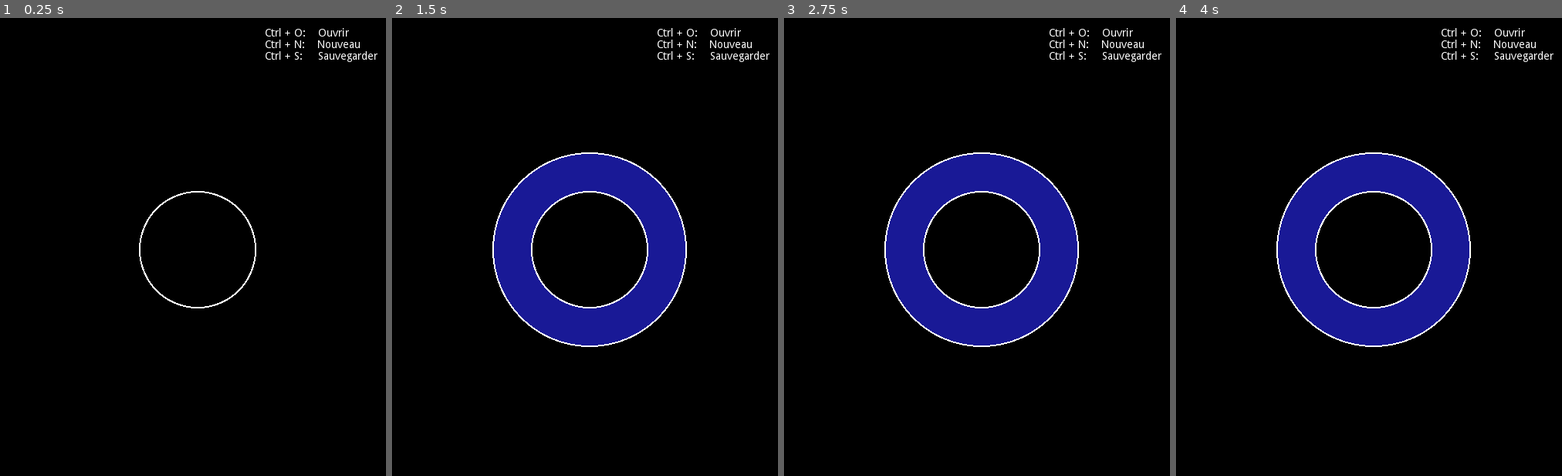
Above: before the commit, frames 1-4 (left to right).
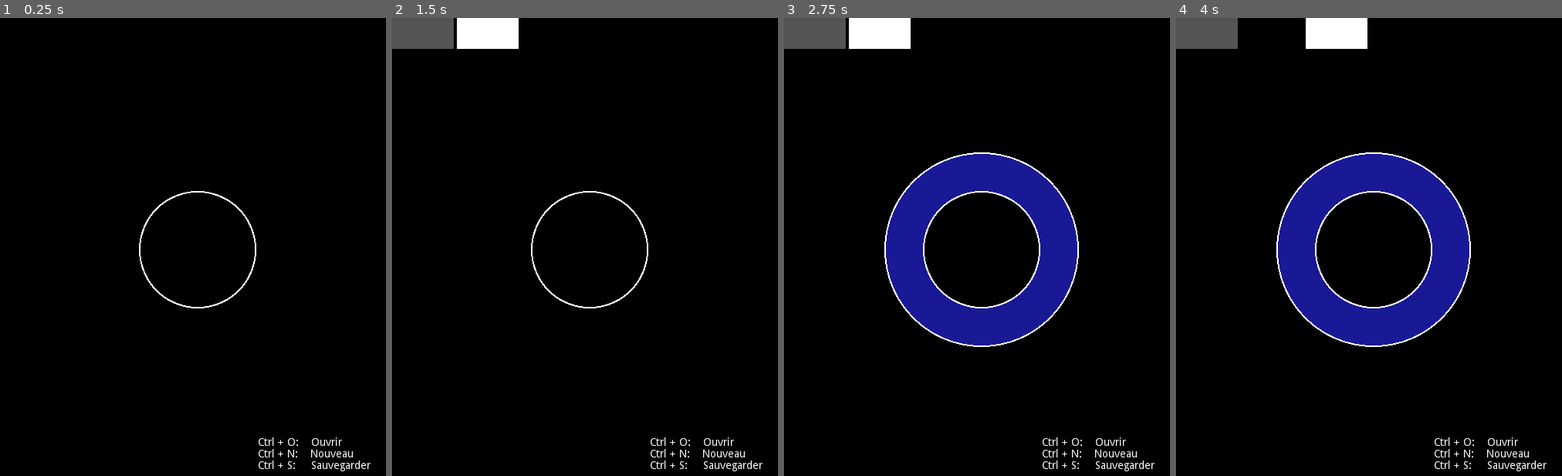
Above: after the commit, the same moments.

Repository: StrayEddy/GoMental
Game: Godot game, scene res://Main.tscn
Same seed, same stepped clock (60 frames per second), same inputs: the game is played once before the commit and once after it.
Inputs (mouse positions are in pixels of both pictures, inside the frame that each line leads up to):
- Up to frame 1 (0.25 s): no input
- Up to frame 2 (1.5 s): tap Enter (ui_accept) at 0.5, 0.6, 0.77, 1.07 s; move the mouse to (669, 228) at 0.52 s; hold Right (ui_right) 0.53-1.28 s; click (669, 228) at 0.67 s; move the mouse to (507, 274) at 1.27 s; hold Down (ui_down) from 1.28 s (still down); tap Tab at 1.35 s; click (507, 274) at 1.42 s
- Up to frame 3 (2.75 s): tap Enter (ui_accept) at 1.52, 1.55, 1.82, 2, 2.1 s; move the mouse to (1015, 146) at 2.02 s; release Down (ui_down) at 2.03 s; hold Right (ui_right) from 2.03 s (still down); click (1015, 146) at 2.17 s
- Up to frame 4 (4 s): release Right (ui_right) at 2.75 s; click (1272, 31) at 2.77 s; click (1338, 31) at 3.52 s

The runs differ from the first frame. In frame 1, 0.9% of the frame differs, in the area x 67-98%, y 2-99%; in frame 2, 14%, in the area x 0-98%, y 0-99%; in frame 3, 3.0%; in frame 4, 3.0%.
Error before the commit: Invalid get index 'path' (on base: 'Nil'). (res://Diagram.gd:86)

Commit message:
Open and save commands use same lineedit as add command

Diff:
--- a/Button.gd
+++ b/Button.gd
@@ -3,7 +3,6 @@
 func _ready():
 	self.connect("focus_entered", self, "_on_focus_entered")
 	self.connect("focus_exited", self, "_on_focus_exited")
-	self.connect("gui_input", self, "_on_gui_input")
 
 	theme.set_color("font_color", "Button", Color(1,1,1))
 
@@ -12,11 +11,3 @@
 
 func _on_focus_exited(event):
 	theme.set_color("font_color", "Button", Color(1,1,1))
-
-func _on_gui_input(event):
-	get_tree().set_input_as_handled()
-	if Input.is_key_pressed(KEY_ENTER):
-		Global.diagram.add_node(text)
-		get_parent().hide()
-	elif Input.is_key_pressed(KEY_ESCAPE):
-		get_parent().hide()
--- a/Diagram.gd
+++ b/Diagram.gd
@@ -4,6 +4,9 @@
 
 var selected_node
 var is_typing = false
+var is_opening = false
+var is_saving = false
+var is_renaming = false
 
 func _ready():
 	selected_node = $Sunburst.root.select()
@@ -16,11 +19,10 @@
 
 func add_node(text):
 	$Sunburst.add_node(text, selected_node)
-	reset()
 
 	# Add new term
-	SearchEngine.add_term(text)
-	SearchEngine.add_suggestion(selected_node.label, text)
+#	SearchEngine.add_term(text)
+#	SearchEngine.add_suggestion(selected_node.label, text)
 
 func _input(event):
 	if event is InputEventMouseButton:
@@ -84,3 +86,13 @@
 	selected_node = $Sunburst.select_node_with_path(path)
 	print("reset done")
 	print("path = " + selected_node.path)
+
+func open(name):
+	Files.open(name)
+	is_opening = false
+	$Status.text = "opened"
+
+func save(name):
+	Files.save(name)
+	is_saving = false
+	$Status.text = "saved"
--- a/Diagram.tscn
+++ b/Diagram.tscn
@@ -23,10 +23,10 @@
 current = true
 
 [node name="RichTextLabel" type="RichTextLabel" parent="."]
-margin_left = 342.776
-margin_top = 13.4388
-margin_right = 507.776
-margin_bottom = 69.4388
+margin_left = 333.796
+margin_top = 543.241
+margin_right = 498.796
+margin_bottom = 599.241
 custom_colors/default_color = Color( 1, 1, 1, 1 )
 text = "Ctrl + O:	Ouvrir
 Ctrl + N:	Nouveau
@@ -44,3 +44,12 @@
 
 [node name="SearchBar" parent="CanvasLayer" instance=ExtResource( 4 )]
 visible = false
+
+[node name="Status" type="RichTextLabel" parent="."]
+margin_left = 415.0
+margin_top = 15.0
+margin_right = 497.0
+margin_bottom = 43.0
+__meta__ = {
+"_edit_use_anchors_": false
+}
--- a/Files.gd
+++ b/Files.gd
@@ -1,30 +1,30 @@
 extends Node
 
-var current_path = "res://records/"
+var path = "res://records/"
+var current_name
 
 func _ready():
 	pass # Replace with function body.
 
-func open(path):
+func open(name):
 	var file = File.new()
-	file.open(path, File.READ)
+	file.open(path + name, File.READ)
 	var content = file.get_as_text()
 
-	Global.sunburst.root.set_label(get_file_name(path))
+	Global.sunburst.root.set_label(name)
 	Global.sunburst.tree = parse_json(content)
 	Global.sunburst.reset()
 #	SearchEngine.terms = []
 
-	current_path = path
+	current_name = name
 	file.close()
 
-func save(path):
+func save(name):
 	var file = File.new()
-	file.open(path, File.WRITE)
+	file.open(path + name, File.WRITE)
 
 	var content = to_json(Global.sunburst.tree)
 #	var content = to_json(SearchEngine.terms)
-
 
 	file.store_string(content)
 	file.close()
--- a/LineEdit.gd
+++ b/LineEdit.gd
@@ -7,9 +7,15 @@
 	theme.set_color("font_color", "LineEdit", Color(0,0,0))
 
 func _on_LineEdit_focus_exited():
+	Global.diagram.get_node("Status").text = ""
 	theme.set_color("font_color", "LineEdit", Color(1,1,1))
 
 func _on_LineEdit_text_entered(new_text):
 	clear()
-	Global.sunburst.add_node(new_text, Global.diagram.selected_node)
 	get_parent().hide()
+	if Global.diagram.is_saving:
+		Global.diagram.save(new_text)
+	elif Global.diagram.is_opening:
+		Global.diagram.open(new_text)
+	else:
+		Global.diagram.add_node(new_text)
--- a/Main.gd
+++ b/Main.gd
@@ -4,15 +4,15 @@
 	if Input.is_action_just_pressed("ui_new"):
 		Global.sunburst.restart()
 	if Input.is_action_just_pressed("ui_open"):
-		$OpenFileDialog.popup()
-		var mouse_pos = $OpenFileDialog.get_global_mouse_position()
-		$OpenFileDialog.rect_position = mouse_pos
+		if not $Diagram.is_typing:
+			$Diagram.is_opening = true
+			$Diagram/Status.text = "opening..."
+			$Diagram.start_typing()
 	if Input.is_action_just_pressed("ui_save"):
-		$SavePopupDialog.popup()
-		$SavePopupDialog/VBoxContainer/LineEdit.text = Files.current_path
-		$SavePopupDialog/VBoxContainer/LineEdit.caret_position = Files.current_path.length()
-		var mouse_pos = $SavePopupDialog.get_global_mouse_position()
-		$SavePopupDialog.rect_position = mouse_pos
+		if not $Diagram.is_typing:
+			$Diagram.is_saving = true
+			$Diagram/Status.text = "saving..."
+			$Diagram.start_typing()
 	if Input.is_action_just_pressed("ui_up"):
 		if not $Diagram.is_typing:
 			$Diagram.move_selection_up()
@@ -27,6 +27,7 @@
 			$Diagram.move_selection_right()
 	if Input.is_action_just_pressed("ui_accept"):
 		if not $Diagram.is_typing:
+			$Diagram/Status.text = "adding..."
 			$Diagram.start_typing()
 		else:
 			$Diagram.accept()
--- a/Main.tscn
+++ b/Main.tscn
@@ -1,9 +1,7 @@
-[gd_scene load_steps=5 format=2]
+[gd_scene load_steps=3 format=2]
 
 [ext_resource path="res://Main.gd" type="Script" id=1]
 [ext_resource path="res://Diagram.tscn" type="PackedScene" id=2]
-[ext_resource path="res://SavePopupDialog.tscn" type="PackedScene" id=3]
-[ext_resource path="res://OpenFileDialog.tscn" type="PackedScene" id=4]
 
 [node name="Main" type="Node"]
 script = ExtResource( 1 )
@@ -11,12 +9,3 @@
 [node name="Diagram" parent="." groups=[
 "Diagram",
 ] instance=ExtResource( 2 )]
-
-[node name="SavePopupDialog" parent="." instance=ExtResource( 3 )]
-margin_left = -50.0
-margin_right = 30.0
-
-[node name="OpenFileDialog" parent="." instance=ExtResource( 4 )]
-current_dir = "res://records"
-current_path = "res://records/"
-[connection signal="file_selected" from="OpenFileDialog" to="OpenFileDialog" method="_on_OpenFileDialog_file_selected"]
--- a/OpenFileDialog.gd
+++ /dev/null
@@ -1,9 +0,0 @@
-extends FileDialog
-
-func _draw():
-	set_current_dir("res://records/")
-
-func _on_OpenFileDialog_file_selected(path):
-	Files.open(path)
-	_draw()
-	hide()
--- a/OpenFileDialog.tscn
+++ /dev/null
@@ -1,20 +0,0 @@
-[gd_scene load_steps=2 format=2]
-
-[ext_resource path="res://OpenFileDialog.gd" type="Script" id=1]
-
-[node name="OpenFileDialog" type="FileDialog"]
-anchor_left = 0.5
-anchor_top = 0.5
-anchor_right = 0.5
-anchor_bottom = 0.5
-margin_left = -200.0
-margin_top = -150.0
-margin_right = 200.0
-margin_bottom = 150.0
-size_flags_horizontal = 3
-size_flags_vertical = 3
-window_title = "Open a File"
-mode = 0
-script = ExtResource( 1 )
-[connection signal="confirmed" from="." to="." method="_on_OpenFileDialog_confirmed"]
-[connection signal="gui_input" from="." to="." method="_on_OpenFileDialog_gui_input"]
--- a/SavePopupDialog.gd
+++ /dev/null
@@ -1,12 +0,0 @@
-extends PopupDialog
-
-func _on_LineEdit_text_entered(path):
-	Files.save(path)
-	$VBoxContainer/LineEdit.clear()
-	hide()
-
-func _on_LineEdit_gui_input(event):
-	get_tree().set_input_as_handled()
-	if Input.is_action_pressed("ui_cancel"):
-		$VBoxContainer/LineEdit.clear()
-		hide()
--- a/SavePopupDialog.tscn
+++ /dev/null
@@ -1,54 +0,0 @@
-[gd_scene load_steps=2 format=2]
-
-[ext_resource path="res://SavePopupDialog.gd" type="Script" id=1]
-
-[node name="PopupDialog" type="PopupDialog"]
-anchor_left = 0.5
-anchor_top = 0.5
-anchor_right = 0.5
-anchor_bottom = 0.5
-margin_left = -20.0
-margin_top = -20.0
-margin_right = 168.0
-margin_bottom = 30.0
-size_flags_horizontal = 3
-size_flags_vertical = 3
-popup_exclusive = true
-script = ExtResource( 1 )
-__meta__ = {
-"_edit_use_anchors_": false
-}
-
-[node name="VBoxContainer" type="VBoxContainer" parent="."]
-anchor_left = 0.5
-anchor_top = 0.5
-anchor_right = 0.5
-anchor_bottom = 0.5
-margin_left = -90.0
-margin_top = -22.0
-margin_right = 90.0
-margin_bottom = 22.0
-size_flags_horizontal = 3
-size_flags_vertical = 3
-__meta__ = {
-"_edit_use_anchors_": false
-}
-
-[node name="Label" type="Label" parent="VBoxContainer"]
-margin_right = 180.0
-margin_bottom = 14.0
-text = "Save as"
-align = 1
-valign = 1
-
-[node name="LineEdit" type="LineEdit" parent="VBoxContainer"]
-margin_top = 18.0
-margin_right = 180.0
-margin_bottom = 44.0
-grow_horizontal = 2
-grow_vertical = 2
-mouse_filter = 1
-size_flags_horizontal = 3
-size_flags_vertical = 3
-[connection signal="gui_input" from="VBoxContainer/LineEdit" to="." method="_on_LineEdit_gui_input"]
-[connection signal="text_entered" from="VBoxContainer/LineEdit" to="." method="_on_LineEdit_text_entered"]
--- a/Sunburst.gd
+++ b/Sunburst.gd
@@ -78,3 +78,4 @@
 		"children": []
 	}
 	reset()
+	Global.diagram.selected_node = select_node(root)
Not shown: 6 places in SearchBar.tscn that only renumber resources
